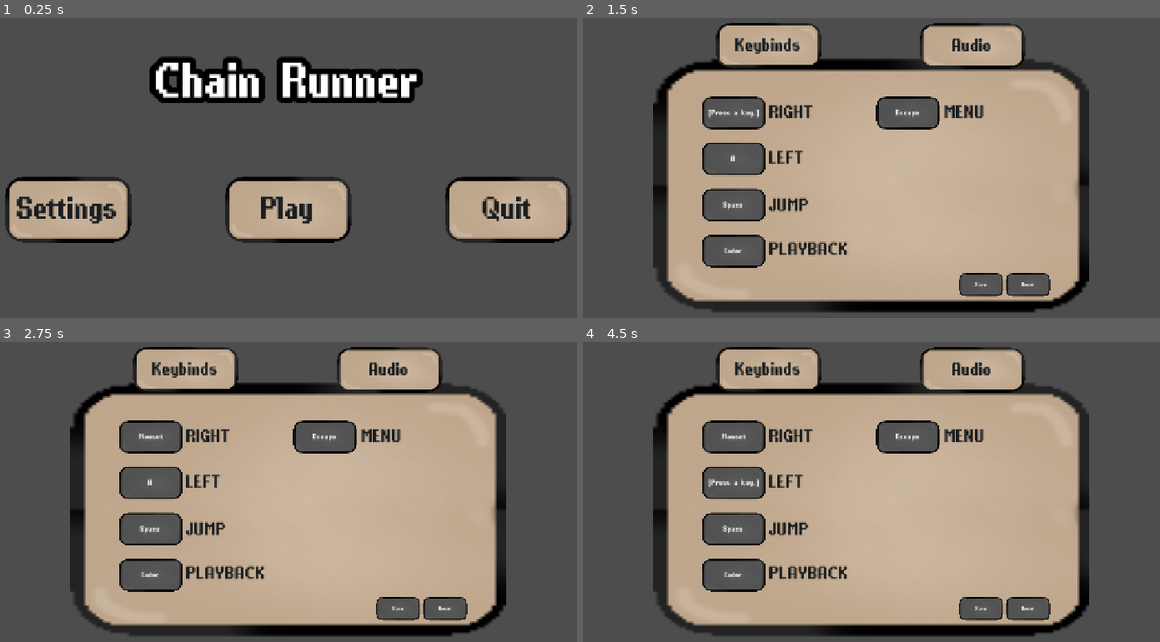
Above: before the commit, frames 1-4 (two rows, left to right).
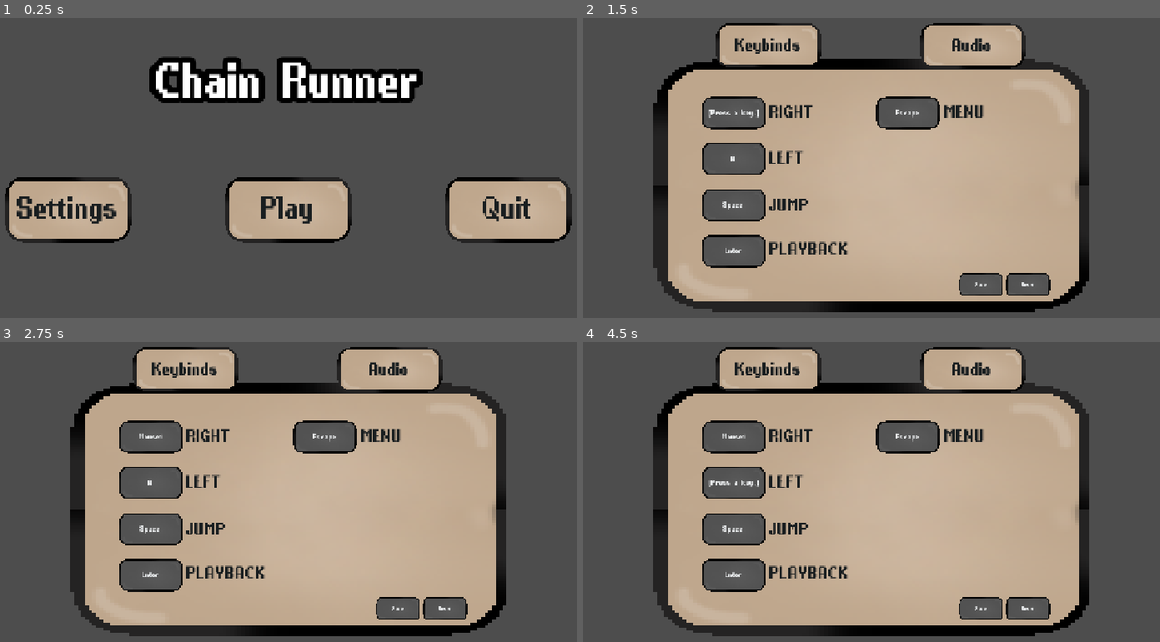
Above: after the commit, the same moments.

Repository: lucassillitoe/Steel_Jam_4_repo
Game: Godot game, scene res://Scenes/ui.tscn
The game is run twice, just before and just after one commit, with the same random seed, the same clock (stepped at 60 frames per second) and the same inputs.
Inputs:
- Up to frame 1 (0.25 s): no input
- Up to frame 2 (1.5 s): click "Settings" at 0.5 s; click "D" at 1.25 s
- Up to frame 3 (2.75 s): click "[Press a key.]" at 2 s
- Up to frame 4 (4.5 s): click "Mouse1" at 2.75 s; click "Escape" at 3.5 s; click "A" at 4.25 s

The runs differ from the first frame. In frame 1, 1.9% of the frame differs, in the area x 1-100%, y 12-75%; in frame 2, 3.0%; in frame 3, 3.0%; in frame 4, 3.0%, in the area x 12-88%, y 1-99%.

Commit message:
SFX

Diff:
--- a/steel-jam-4/Scenes/Player.tscn
+++ b/steel-jam-4/Scenes/Player.tscn
@@ -3,6 +3,8 @@
 [ext_resource type="Script" path="res://Scripts/PlayerMovement.gd" id="1_kpjcp"]
 [ext_resource type="Texture2D" uid="uid://bstjl6eg77tw5" path="res://Assets/Icons/icon.svg" id="2_kne1u"]
 [ext_resource type="Script" uid="uid://d0dc3jpk27em8" path="res://Scripts/ArrayInputGathering.gd" id="4_5ixxa"]
+[ext_resource type="AudioStream" uid="uid://bgg0wcvonbpxb" path="res://Assets/Walk.wav" id="4_nn08x"]
+[ext_resource type="AudioStream" uid="uid://0rdpr7q55lye" path="res://Assets/Jump.wav" id="5_52ee3"]
 
 [sub_resource type="SpriteFrames" id="SpriteFrames_e80uo"]
 animations = [{
@@ -34,3 +36,9 @@
 [node name="Player input" type="Node" parent="." unique_id=965260646 node_paths=PackedStringArray("player")]
 script = ExtResource("4_5ixxa")
 player = NodePath("..")
+
+[node name="WalkSound" type="AudioStreamPlayer2D" parent="." unique_id=236277750]
+stream = ExtResource("4_nn08x")
+
+[node name="JumpSound" type="AudioStreamPlayer2D" parent="." unique_id=2054352319]
+stream = ExtResource("5_52ee3")
--- a/steel-jam-4/Scenes/ui.tscn
+++ b/steel-jam-4/Scenes/ui.tscn
@@ -7,6 +7,8 @@
 [ext_resource type="Texture2D" uid="uid://d0saqfhbbb3m8" path="res://Assets/Button.png" id="5_y4yjw"]
 [ext_resource type="Texture2D" uid="uid://rnjm1n0vk6jd" path="res://Assets/Ball Slider.png" id="6_waa4j"]
 [ext_resource type="Texture2D" uid="uid://xa3sgc4f5snf" path="res://Assets/SliderBody.png" id="7_ok7cu"]
+[ext_resource type="AudioStream" uid="uid://bpuk4ot7tih4x" path="res://Assets/Play.wav" id="8_mmixe"]
+[ext_resource type="AudioStream" uid="uid://cg3mh2vraw2ce" path="res://Assets/Select.wav" id="9_nt8jn"]
 
 [sub_resource type="LabelSettings" id="LabelSettings_tmtgh"]
 font = ExtResource("3_27fn8")
@@ -590,6 +592,14 @@
 horizontal_alignment = 1
 vertical_alignment = 1
 
+[node name="ToggleSound1" type="AudioStreamPlayer" parent="." unique_id=848067295]
+stream = ExtResource("8_mmixe")
+volume_db = -4.761
+
+[node name="ToggleSound2" type="AudioStreamPlayer" parent="." unique_id=129428495]
+stream = ExtResource("9_nt8jn")
+volume_db = -11.838
+
 [connection signal="pressed" from="Main Menu/Settings" to="." method="_on_settings_pressed"]
 [connection signal="pressed" from="Main Menu/Play" to="." method="_on_play_pressed"]
 [connection signal="pressed" from="Main Menu/Quit" to="." method="_on_quit_pressed"]
--- a/steel-jam-4/Scripts/PlayerMovement.gd
+++ b/steel-jam-4/Scripts/PlayerMovement.gd
@@ -18,6 +18,7 @@
 
 	if inputAxis:
 		var targetSpeed := inputAxis * SPEED
+
 		velocity.x = move_toward(velocity.x, targetSpeed, ACCLERATION * delta)
 	elif is_on_floor():
 		velocity.x = move_toward(velocity.x, 0, GROUND_DECLERATION * delta)
@@ -30,6 +31,7 @@
 func Jump() -> void:
 	##Updates velocity for horizontal movement
 	if is_on_floor():
+		$JumpSound.play()
 		velocity.y = -JUMP_VELOCITY
 		playerVelocity = velocity
 
--- a/steel-jam-4/Scripts/ui.gd
+++ b/steel-jam-4/Scripts/ui.gd
@@ -34,6 +34,7 @@
 	_listening_button = button
 	_listening_action = Action
 	button.get_child(0).text = "[Press a key.]"
+	$ToggleSound2.play()
 	_just_started_listening = true
 
 
@@ -73,11 +74,13 @@
 
 
 func _on_play_pressed() -> void:
+	$ToggleSound1.play()
 	get_tree().change_scene_to_file("res://Scenes/world.tscn")
 
 
 func _on_settings_pressed() -> void:
 	$"Main Menu".hide()
+	$ToggleSound1.play()
 	$Settings.show()
 
 
@@ -88,8 +91,10 @@
 func _on_audio_button_pressed() -> void:
 	$Settings/Audio.show()
 	$Settings/Keybinds.hide()
+	$ToggleSound2.play()
 
 
 func _on_keybinds_button_pressed() -> void:
 	$Settings/Audio.hide()
 	$Settings/Keybinds.show()
+	$ToggleSound2.play()
--- a/steel-jam-4/project.godot
+++ b/steel-jam-4/project.godot
@@ -81,4 +81,5 @@
 
 [rendering]
 
+textures/canvas_textures/default_texture_filter=0
 rendering_device/driver.windows="d3d12"
Not shown, added: steel-jam-4/Assets/Death.wav.import
Not shown, added: steel-jam-4/Assets/Jump.wav.import
Not shown, added: steel-jam-4/Assets/Play.wav.import
Not shown, added: steel-jam-4/Assets/Select.wav.import
Not shown, added: steel-jam-4/Assets/Walk.wav.import
Not shown, added: steel-jam-4/Assets/Death.wav
Not shown, added: steel-jam-4/Assets/Jump.wav
Not shown, added: steel-jam-4/Assets/Play.wav
Not shown, added: steel-jam-4/Assets/Select.wav
Not shown, added: steel-jam-4/Assets/Walk.wav
